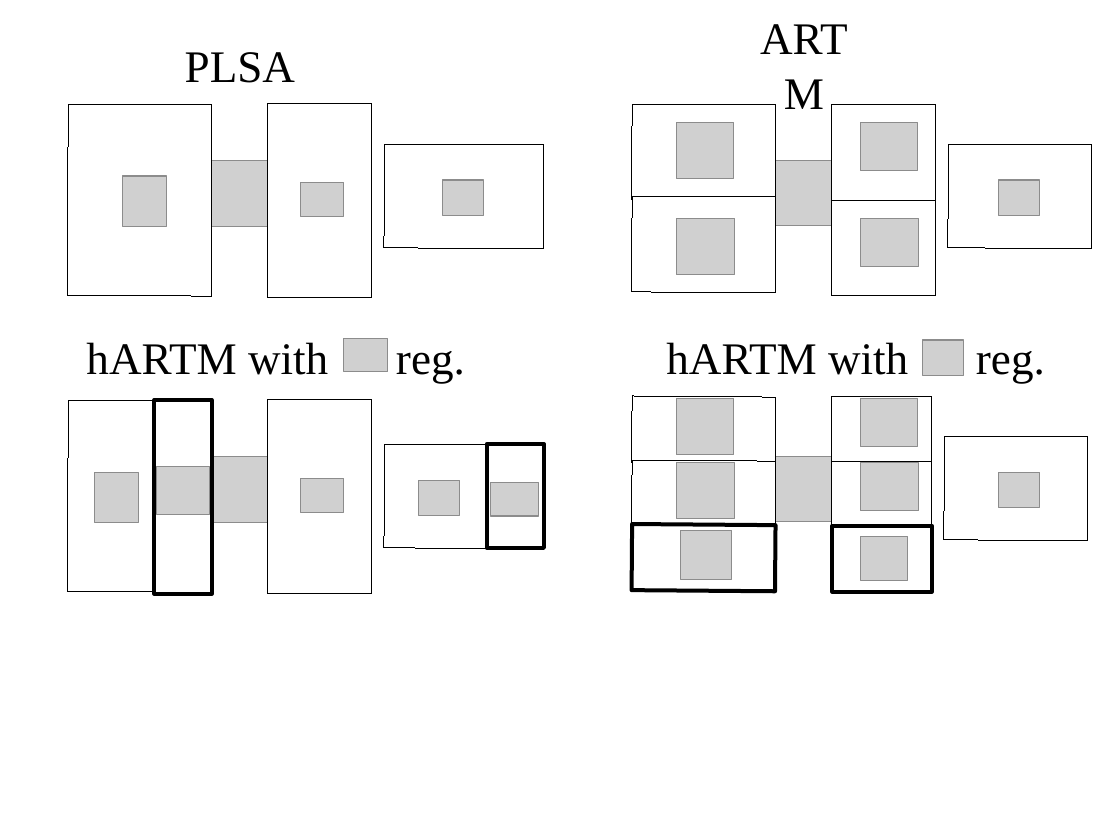
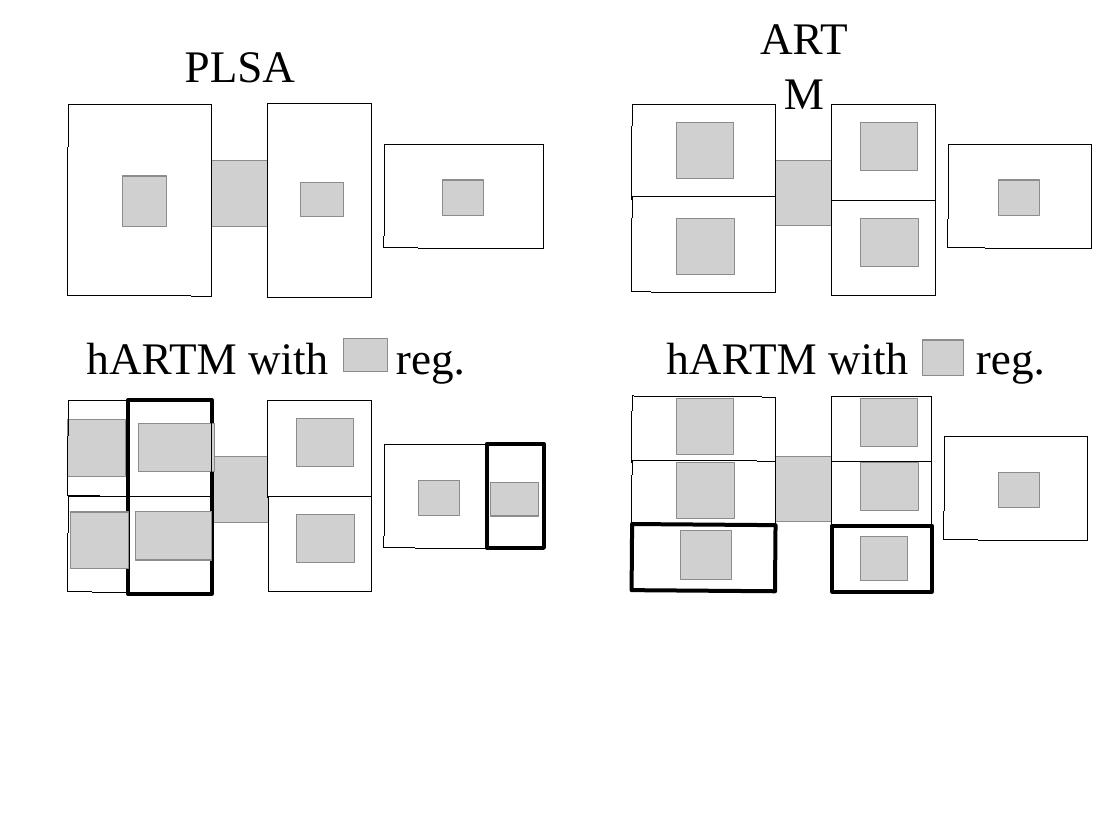
Before and after one commit to nadiinchi/jmlda_paper_althier, a slide deck: slide 1 of matrices_illustration.odp. Drawn at 1120x840 pixels with LibreOffice and Linux fonts; fonts in the diff are those of the drawing; grey boxes stand for pictures. Boxes give left, top, right and bottom in pixels: in the first picture for what was removed or moved away, otherwise in the second. Text is boxed around its words. In the diff, an @@ line names an element or a change of style, - is before the commit and + after.

```diff
--- a/matrices_illustration.odp
+++ b/matrices_illustration.odp
@@ rectangle: place and size @@
-rectangle at (68, 400, 212, 593)
+rectangle at (67, 401, 211, 497)
@@ rectangle at (67, 401, 211, 497): fill #FFFFFF to none @@
@@ rectangle: place and size @@
-rectangle at (154, 400, 211, 595)
+rectangle at (128, 400, 211, 595)
@@ rectangle added at (268, 400, 372, 498), fill #FFFFFF, outline #000000 0 pt @@
@@ picture added at (297, 419, 354, 468) @@
@@ picture added at (68, 420, 125, 477) @@
@@ picture: place and size @@
-picture at (157, 466, 210, 515)
+picture at (138, 423, 214, 472)
@@ rectangle added at (67, 496, 211, 592), outline #000000 0 pt @@
@@ rectangle: place and size @@
-rectangle at (268, 400, 372, 595)
+rectangle at (268, 496, 372, 592)
@@ picture: place and size @@
-picture at (95, 473, 138, 522)
+picture at (70, 512, 128, 569)
@@ picture added at (135, 511, 211, 560) @@
@@ picture: place and size @@
-picture at (301, 479, 345, 512)
+picture at (297, 514, 355, 563)
```
Also in this commit, not shown: 11 other files.
